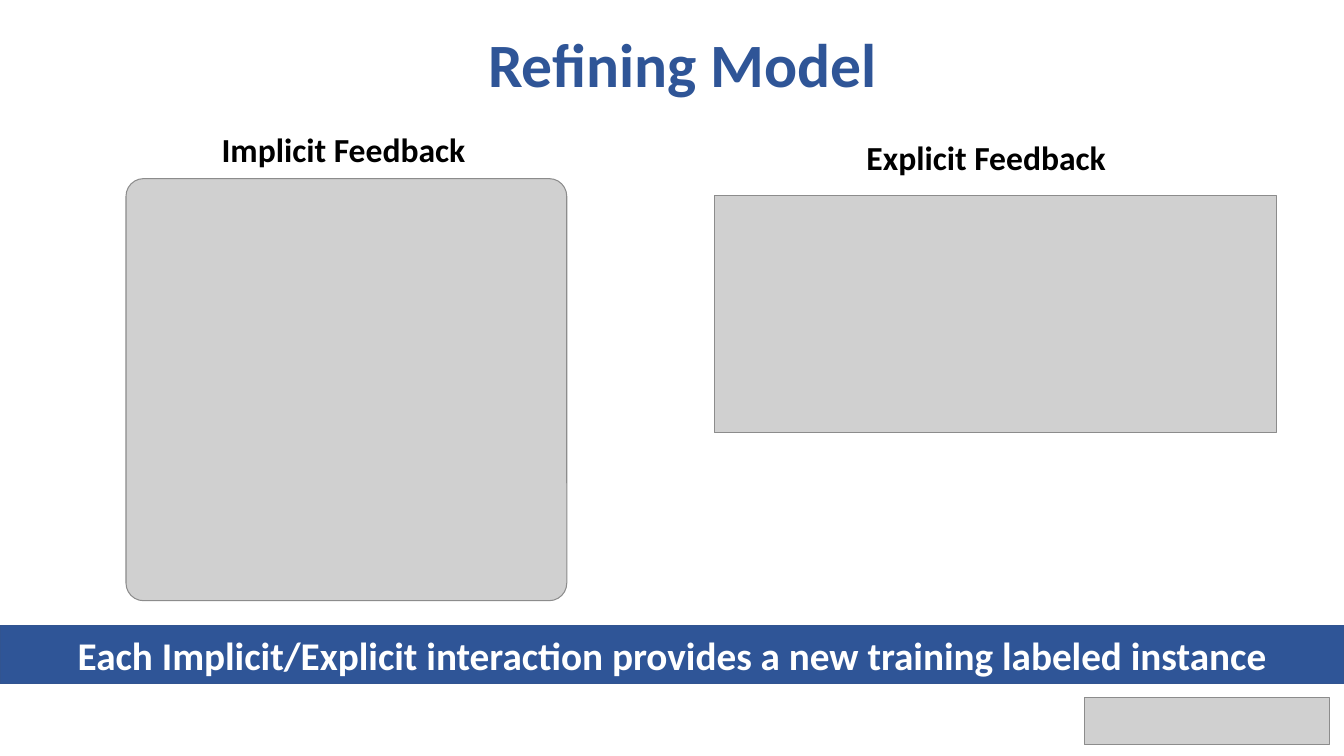
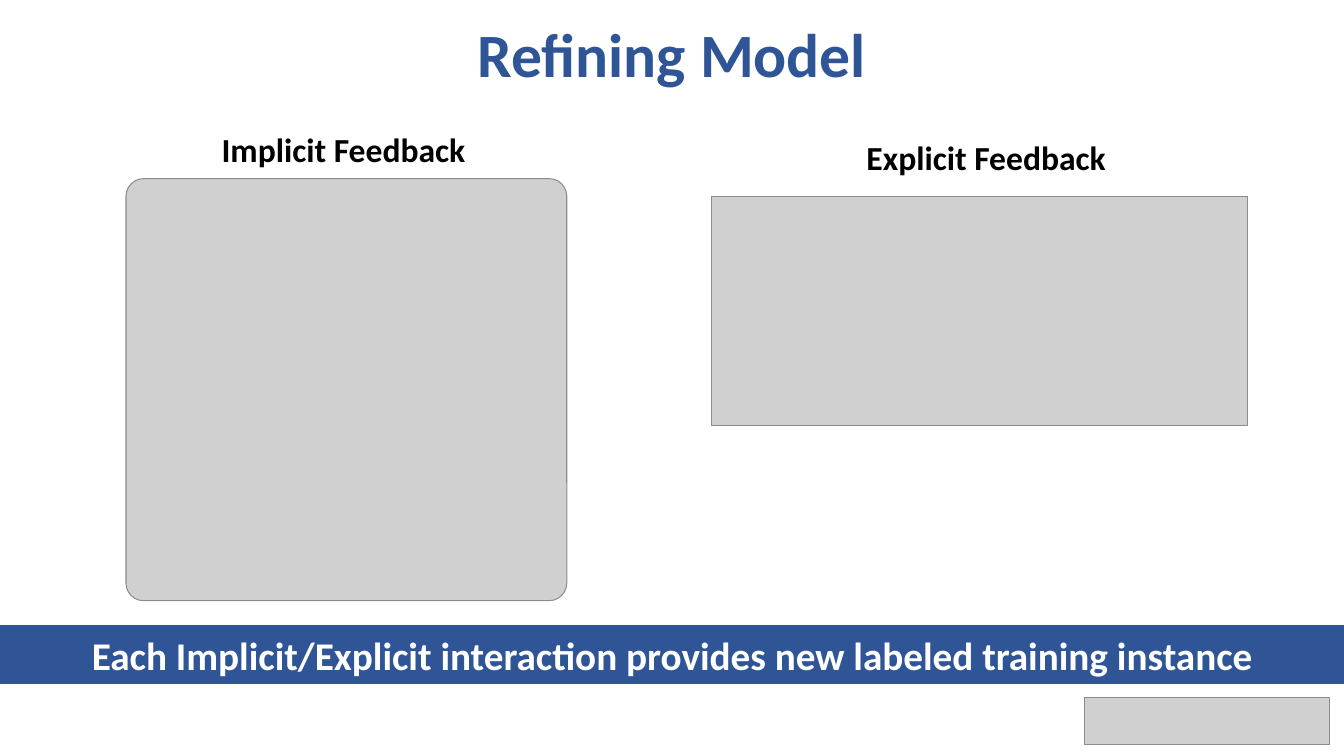
Before and after one commit to bhavyaghai/Fluent, a slide deck: slide 8 of presentation/presentation.pptx. Drawn at 1344x756 pixels with LibreOffice and Linux fonts; fonts in the diff are those of the drawing; grey boxes stand for pictures. Boxes give left, top, right and bottom in pixels: in the first picture for what was removed or moved away, otherwise in the second. Text is boxed around its words. In the diff, an @@ line names an element or a change of style, - is before the commit and + after.

```diff
--- a/presentation/presentation.pptx
+++ b/presentation/presentation.pptx
@@ text "Refining Model" moved from (x1=488, y1=43, x2=877, y2=98) to (x1=477, y1=33, x2=866, y2=88) @@
@@ picture resized from (x1=714, y1=196, x2=1276, y2=433) to (x1=712, y1=197, x2=1248, y2=425) @@
@@ text in rectangle at (x1=92, y1=642, x2=1252, y2=677): text changed @@
-Each Implicit/Explicit interaction provides a new training labeled instance
+Each Implicit/Explicit interaction provides new labeled training instance
```
Also in this commit, not shown: 7 other slides changed, 7 slides added, 1 slide removed, 1 other file.
